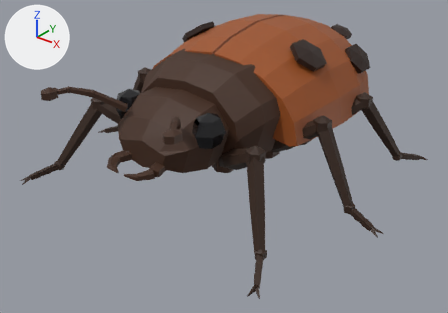
The glTF model Модели/Жуки/mini_beetle.glb: old version first, new version second.
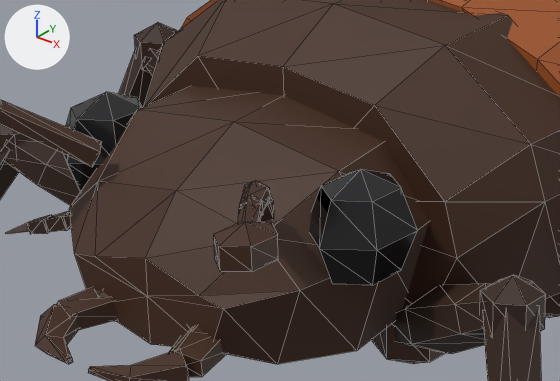
Old and new are each drawn whole from a camera (50 mm lens) standing at (2.8, -3.48, 2.32) and looking at (0.03, -0.01, 0.17) and again close up on the part from 21% to 60% of the width and 19% to 57% of the height. Arrows for +X, +Y and +Z are at upper left; the lights stay in place. The last two pictures show the newer version. The close-ups show mesh edges as thin lines. Where no turn or scale is listed for an object, it has been applied to the vertices. Vertices at exactly the same position are counted once.

The older version as bpy lines, for what is in view:
```python
me_antseg4002 = bpy.data.meshes.new('AntSeg4002')
me_antseg4002.from_pydata(...)  # a UV sphere (6 segments, 3 rings, poles along z) spanning x 0.515..0.605, y -1.2075..-1.0725, z 0.832..0.928
me_antseg4002.materials.append(mat_mini_chitin)  # brown #422716
me_eyeleft001 = bpy.data.meshes.new('EyeLeft001')
me_eyeleft001.from_pydata(...)  # a UV sphere (6 segments, 4 rings, poles along z) spanning x 0.275..0.465, y -0.73..-0.47, z 0.55..0.81
me_eyeleft001.materials.append(mat_mini_eye)  # black #19191d
me_eyeright001 = bpy.data.meshes.new('EyeRight001')
me_eyeright001.from_pydata(...)  # a UV sphere (6 segments, 4 rings, poles along z) spanning x -0.465..-0.275, y -0.73..-0.47, z 0.55..0.81
me_eyeright001.materials.append(mat_mini_eye)  # black #19191d
ob_antseg4002 = bpy.data.objects.new('AntSeg4002', me_antseg4002)
ob_antseg4002.location = (0.0, 0.0, 0.0)
ob_eyeleft001 = bpy.data.objects.new('EyeLeft001', me_eyeleft001)
ob_eyeleft001.location = (0.0, 0.0, 0.0)
ob_eyeright001 = bpy.data.objects.new('EyeRight001', me_eyeright001)
ob_eyeright001.location = (0.0, 0.0, 0.0)
# also in view: 'KneeJoint003' at (-0.86, 0.04, 0.64); 'HeadBase001' at (0.0, -0.61, 0.59); 'Tarsus1003' at (-1.24, -0.02, 0.07); 'MandibleTip003' at (-0.12, -0.99, 0.44); 'KneeJoint000' at (0.74, -0.58, 0.6)
```
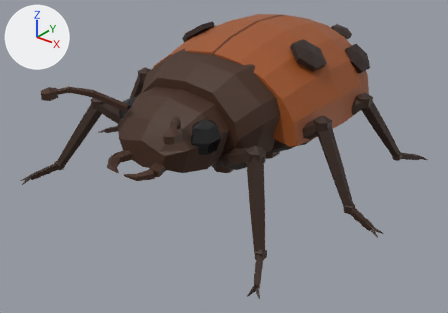
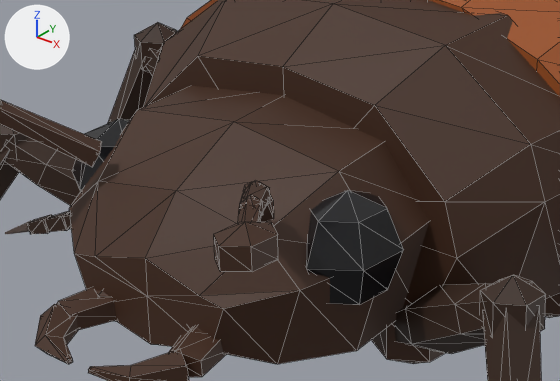
Where the change shows, as pixel boxes [x1, y1, x2, y2] in the close-ups (560 x 381 px):
'EyeLeft001', moved: before [309, 169, 417, 286]; after [306, 190, 404, 305]
'EyeRight001', moved: before [63, 92, 142, 192]; after [72, 119, 130, 191]

The change, as a diff of the scene's bpy script:
```diff
--- a/Модели/Жуки/mini_beetle.glb.py
+++ b/Модели/Жуки/mini_beetle.glb.py
@@ me_eyeleft001 @@
 # used by ob_eyeleft001; location = (0.0, 0.0, 0.0)
-me_eyeleft001.from_pydata(...)  # 20 vertices, 36 faces; spans x 0.275..0.465, y -0.73..-0.47, z 0.55..0.81
+me_eyeleft001.from_pydata(...)  # 20 vertices, 36 faces; spans x 0.239..0.429, y -0.73..-0.47, z 0.496..0.756
+# me_eyeleft001 part 1: the whole mesh is moved by (-0.036, 0.0, -0.054)
 me_eyeleft001.materials.append(mat_mini_eye)
@@ me_eyeright001 @@
 # used by ob_eyeright001; location = (0.0, 0.0, 0.0)
-me_eyeright001.from_pydata(...)  # 20 vertices, 36 faces; spans x -0.465..-0.275, y -0.73..-0.47, z 0.55..0.81
+me_eyeright001.from_pydata(...)  # 20 vertices, 36 faces; spans x -0.429..-0.239, y -0.73..-0.47, z 0.496..0.756
+# me_eyeright001 part 2: the whole mesh is moved by (0.036, 0.0, -0.054)
 me_eyeright001.materials.append(mat_mini_eye)
```
